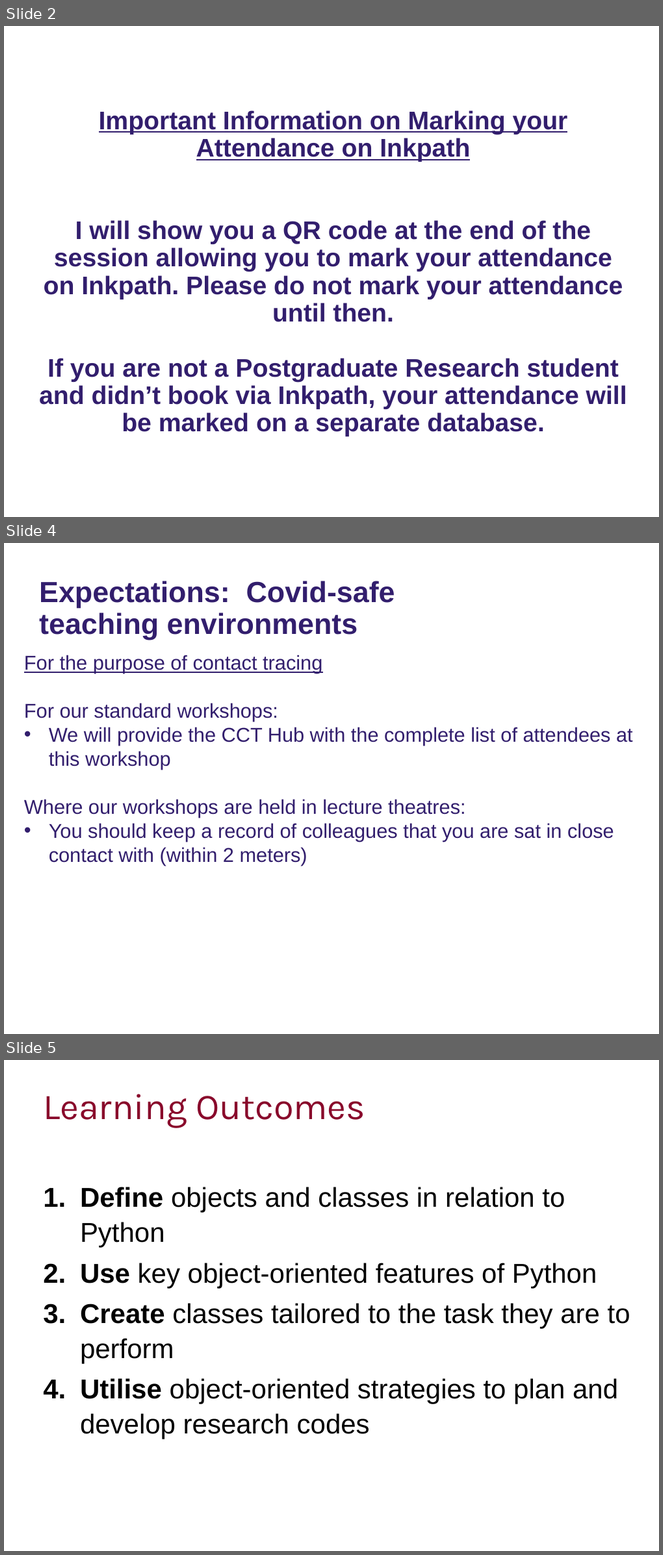
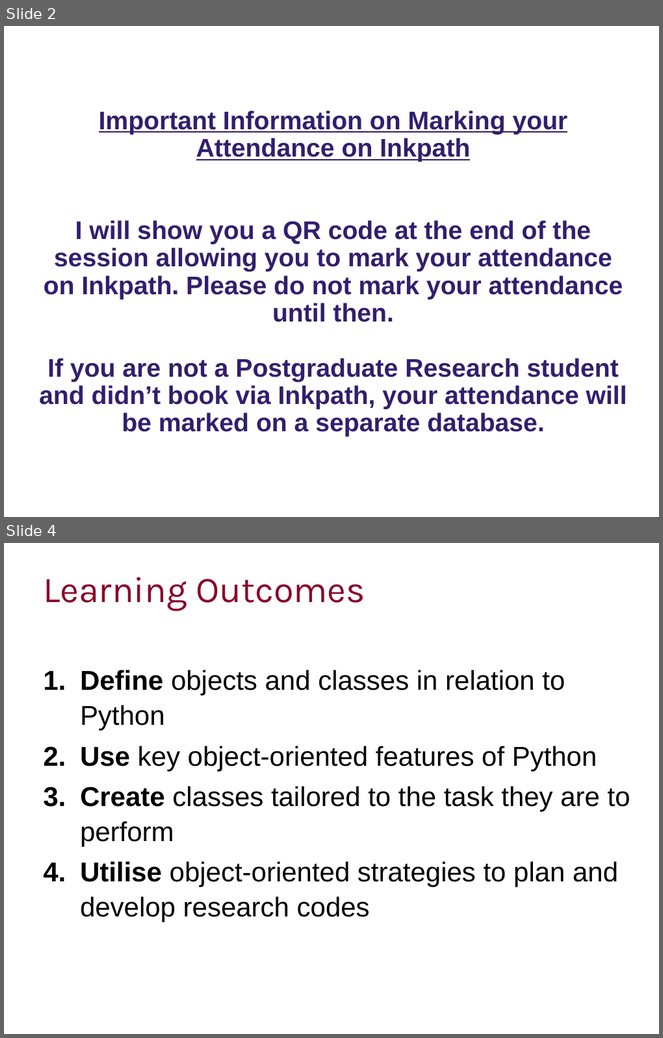
Before and after one commit to ImperialCollegeLondon/RCDS-object-oriented-python, a slide deck: Object-Oriented Python Slides.pptx. Shown one above the other, each under a label of ours: slides 2, 4 and 5 before the commit, slides 2 and 4 after it; the slides between them are not shown. The pictures are 663x1555 and 663x1038 pixels, drawn with LibreOffice and Linux fonts; fonts in the diff are those of the drawing; background and template pictures are left out. Boxes give left, top, right and bottom in pixels: in the first picture for what was removed or moved away, otherwise in the second. Text is boxed around its words. In the diff, an @@ line names an element or a change of style, - is before the commit and + after.

Commit message:
Updated Covid info

```diff
--- a/Object-Oriented Python Slides.pptx
+++ b/Object-Oriented Python Slides.pptx
@@ slide 4 removed at box(4, 543, 659, 1034), background #FFFFFF @@
@@ text removed at box(39, 581, 395, 639) @@
-Expectations: Covid-safe teaching environments
@@ subtitle removed at box(24, 655, 633, 865) @@
-For the purpose of contact tracing
-For our standard workshops:
-• We will provide the CCT Hub with the complete list of attendees at this workshop
-Where our workshops are held in lecture theatres:
-• You should keep a record of colleagues that you are sat in close contact with (within 2 meters)
@@ what was slide 5 is now slide 4 @@
```
Also in this commit, not shown: 1 slide changed.
